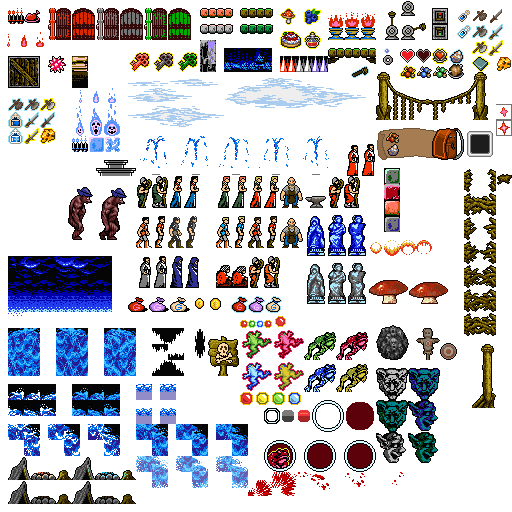
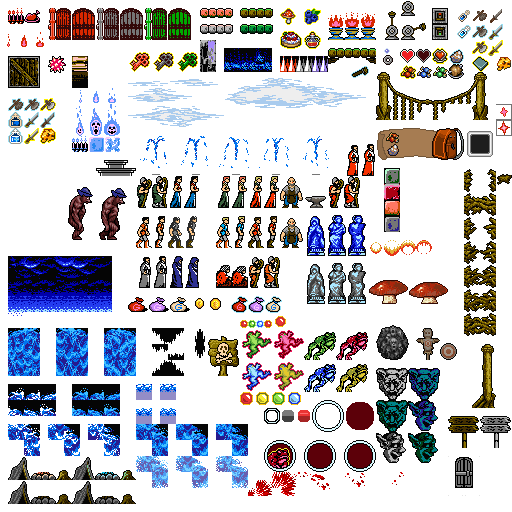
The second w=512, h=512 image is a revision of the first. Changes to its layers:
painted on "Main" over (x1=448, y1=416, x2=511, y2=448)
added layer "Layer 93" above "GhostWall" over (x1=448, y1=456, x2=480, y2=496)
